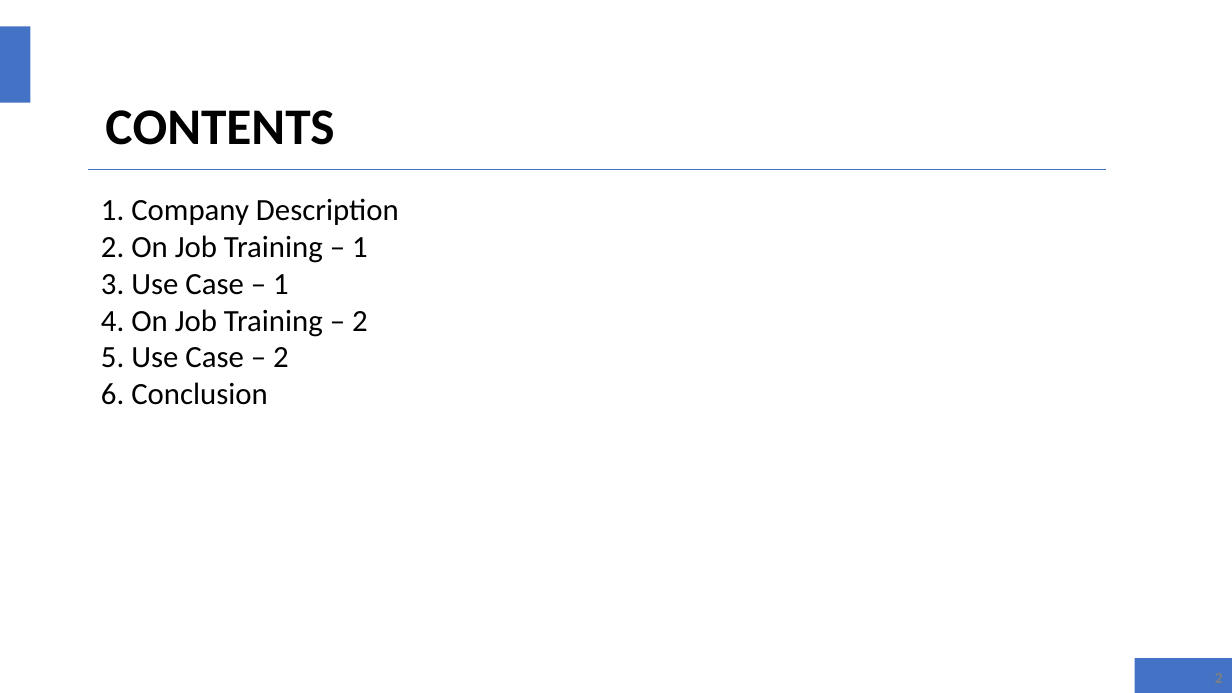
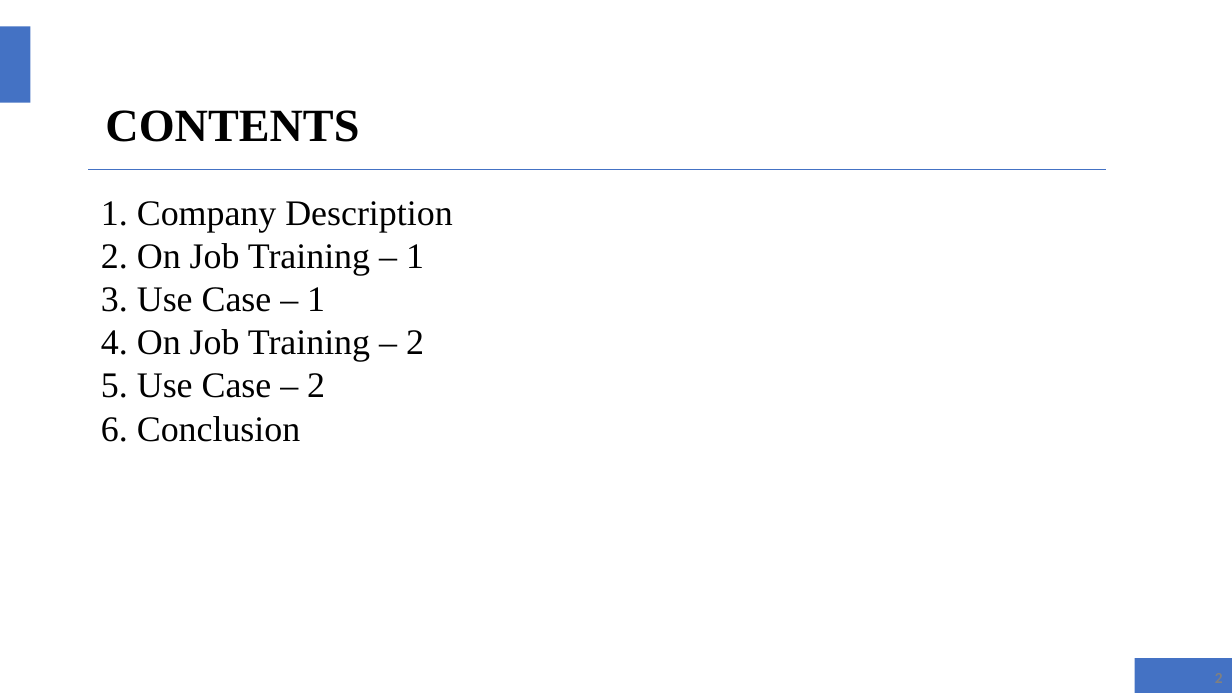
Before and after one commit to krishna-46/6thsem_Internship2023, a slide deck: slide 2 of Reports/SEE PPT's/Final ppt/KRISHNA.pptx. Drawn at 1232x693 pixels with LibreOffice and Linux fonts; fonts in the diff are those of the drawing. Boxes give left, top, right and bottom in pixels: in the first picture for what was removed or moved away, otherwise in the second. Text is boxed around its words. In the diff, an @@ line names an element or a change of style, - is before the commit and + after.

```diff
--- a/Reports/SEE PPT's/Final ppt/KRISHNA.pptx
+++ b/Reports/SEE PPT's/Final ppt/KRISHNA.pptx
@@ title "CONTENTS" at (x1=105, y1=110, x2=359, y2=142): size 40 to 36 pt, font Calibri to Times New Roman @@
@@ text "1. Company Description" at (x1=101, y1=201, x2=452, y2=442): size 24 to 28 pt, font Calibri to Times New Roman @@
```
Also in this commit, not shown: 25 other slides changed, 2 slides added, 1 slide removed, 9 other files.
